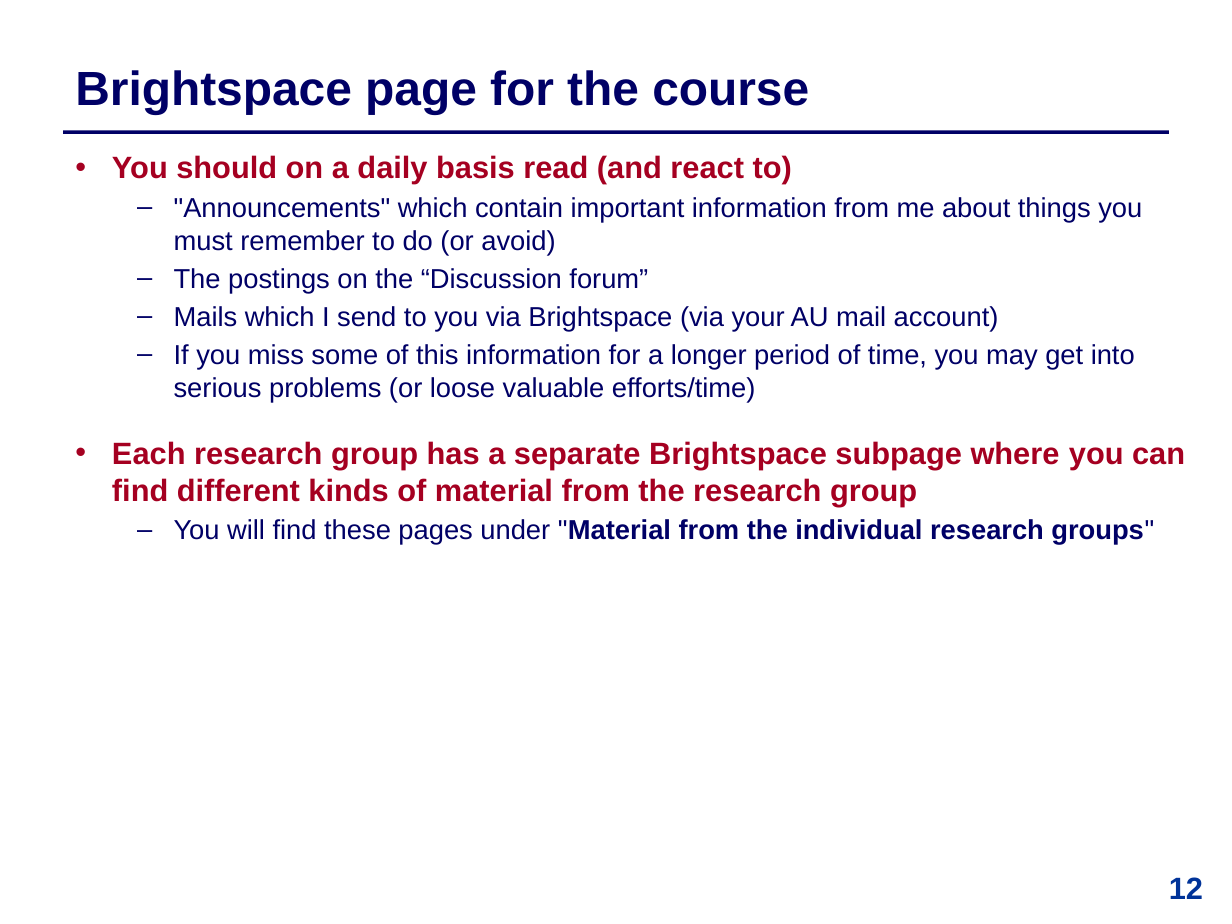
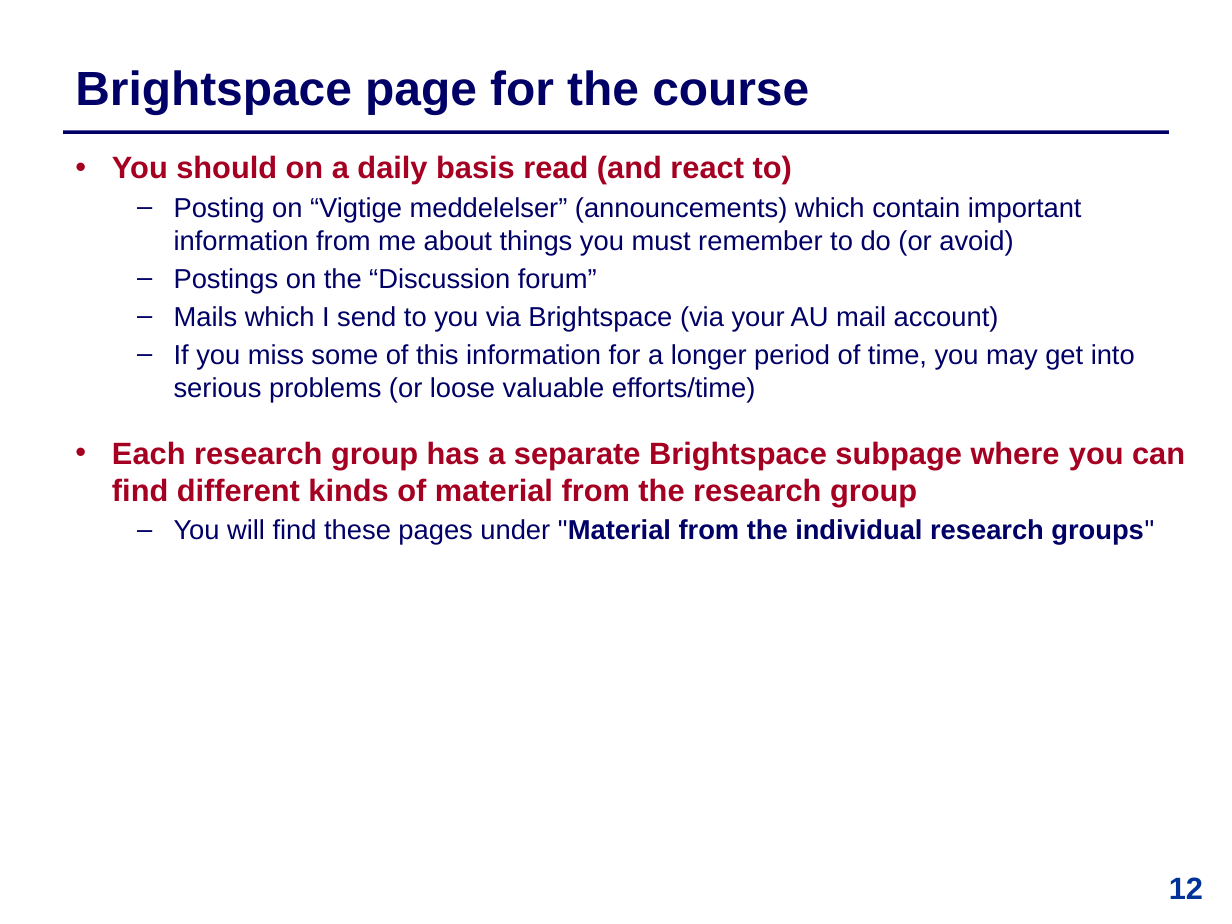
Before and after one commit to IntProgAU/Materiale, a slide deck: slide 12 of web/b23/0 Information Meeting.pptx. Drawn at 1232x924 pixels with LibreOffice and Linux fonts; fonts in the diff are those of the drawing. Boxes give left, top, right and bottom in pixels: in the first picture for what was removed or moved away, otherwise in the second. Text is boxed around its words. In the diff, an @@ line names an element or a change of style, - is before the commit and + after.

```diff
--- a/web/b23/0 Information Meeting.pptx
+++ b/web/b23/0 Information Meeting.pptx
@@ text at [174,197,1082,294]: text changed @@
-  – "Announcements" which contain important information from me about things you must remember to do (or avoid)
-  – The postings on the “Discussion forum”
+  – Posting on “Vigtige meddelelser” (announcements) which contain important information from me about things you must remember to do (or avoid)
+  – Postings on the “Discussion forum”
```
Also in this commit, not shown: 1 other slide changed.
